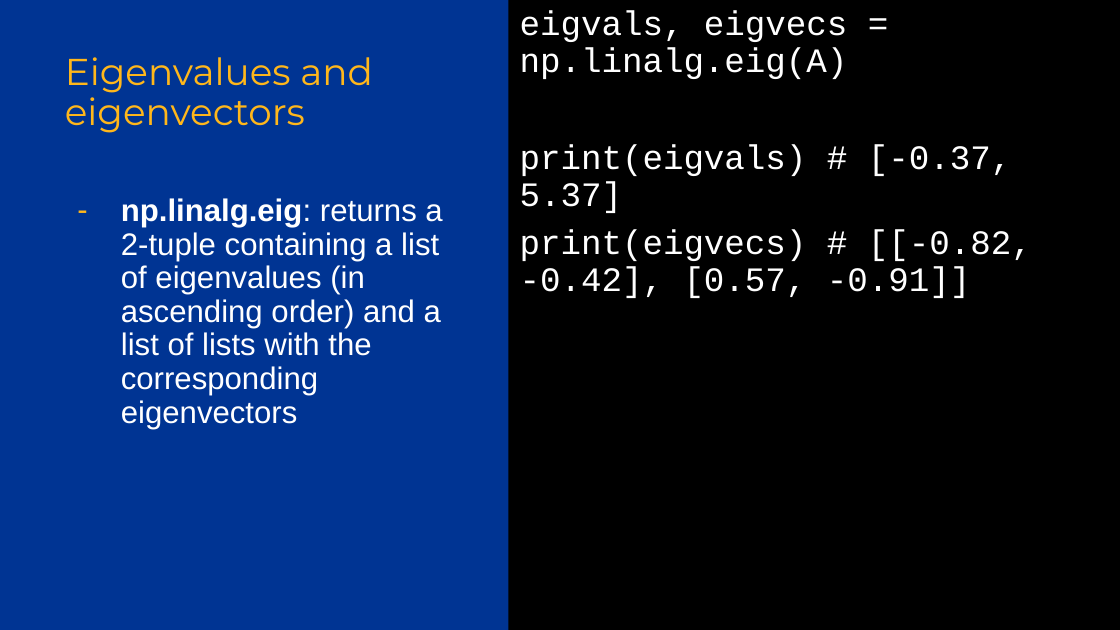
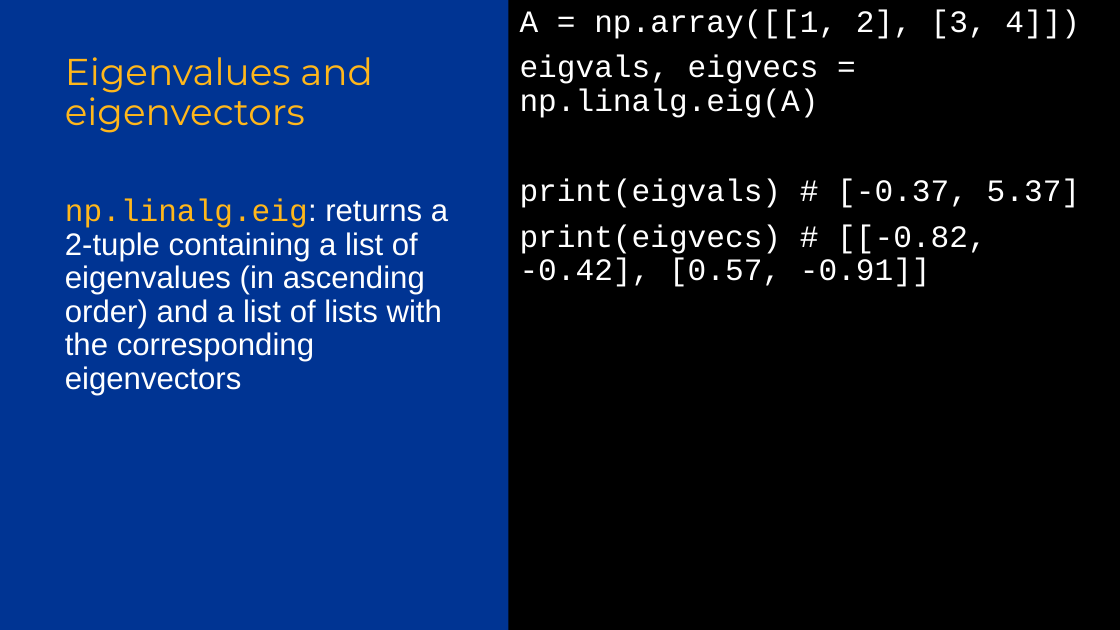
Before and after one commit to Pitt-INFORMS/workshops, a slide deck: slide 33 of python/2024/Python Workshop 2.pptx (slide 15 before the commit). Drawn at 1120x630 pixels with LibreOffice and Linux fonts; fonts in the diff are those of the drawing; background and template pictures are left out. Boxes give left, top, right and bottom in pixels: in the first picture for what was removed or moved away, otherwise in the second. Text is boxed around its words. In the diff, an @@ line names an element or a change of style, - is before the commit and + after.

```diff
--- a/python/2024/Python Workshop 2.pptx
+++ b/python/2024/Python Workshop 2.pptx
@@ text at [520,10,1080,39]: paragraph added @@
+A = np.array([[1, 2], [3, 4]])
@@ text at [520,55,1080,287]: size 22 to 20 pt in "eigvals, eigvecs = np.linalg.eig(A)", "print(eigvals) # [-0.37, 5.37]", "print(eigvecs) # [[-0.82, -0.42], [0.57, -0.91]]" @@
@@ text "np.linalg.eig: returns a 2-tuple containing ..." at [65,199,448,395]: font Arial to Courier New, text colour #FFFFFF to #FFB71B, bold off in "np.linalg.eig:"; bullet - to none @@
```
Also in this commit, not shown: 26 other slides changed, 42 slides added, 8 slides removed.
